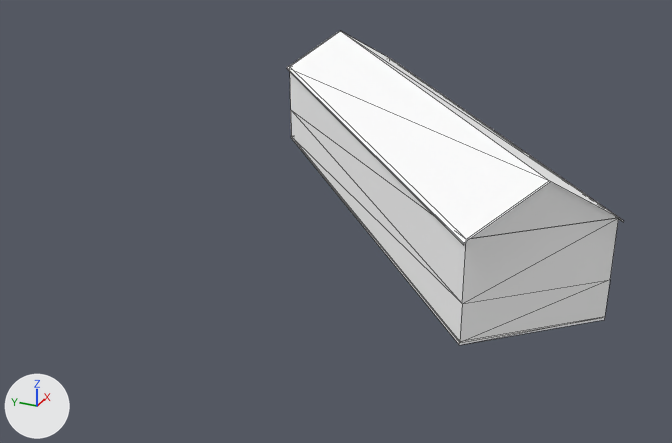
The glTF model cities/arlov-borggatan/pack/tiles/c9_4.glb, before and after one commit.
Both versions are drawn from a 50 mm lens placed at (476.8, 238.9, 52.7), pointed at (564.7, 278.5, 8.8). Arrows for +X, +Y and +Z are at lower left; the lights stay in place. The first picture is the older version. Mesh edges are drawn as thin lines. Where no turn or scale is listed for an object, it has been applied to the vertices.

The first picture shows 'SM_Building_w361096437'.
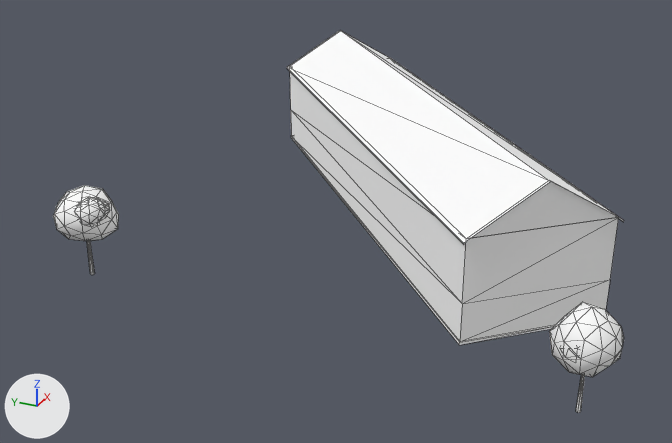
The newer file is also turned or shifted as a whole; pictures and numbers use the older file's frame.

Changed parts and their boxes [x1, y1, x2, y2] in the pictures (672 x 443 px):
'SM_Trees_9_4', added: after [53, 185, 624, 413]
    faces in mat_m_leaf (white #ffffff): [53, 185, 624, 377]
    faces in mat_m_bark_wood (white #ffffff): [87, 241, 585, 413]

Patch to the scene script:
```diff
--- a/cities/arlov-borggatan/pack/tiles/c9_4.glb.py
+++ b/cities/arlov-borggatan/pack/tiles/c9_4.glb.py
@@ mat_m_leaf @@
+mat_m_leaf = principled_material('M_Leaf')
+mat_m_leaf.base_color = (1.0, 1.0, 1.0)  # white #ffffff
+mat_m_leaf.roughness = 0.902
@@ mat_m_bark_wood @@
+mat_m_bark_wood = principled_material('M_Bark_Wood')
+mat_m_bark_wood.base_color = (1.0, 1.0, 1.0)  # white #ffffff
+mat_m_bark_wood.roughness = 0.953
@@ me_sm_trees_9_4 @@
+me_sm_trees_9_4.from_pydata(...)  # 276 vertices, 504 faces; spans x -4.5..4.5, y -28.3..28.3, z -4.8..4.8
+# faces by material slot: [24, 480]
+me_sm_trees_9_4.materials.append(mat_m_bark_wood)  # white #ffffff
+me_sm_trees_9_4.materials.append(mat_m_leaf)  # white #ffffff
@@ ob_sm_trees_9_4 @@
+ob_sm_trees_9_4 = bpy.data.objects.new('SM_Trees_9_4', me_sm_trees_9_4)
+ob_sm_trees_9_4.location = (543.14, 272.25, 12.46)
```
